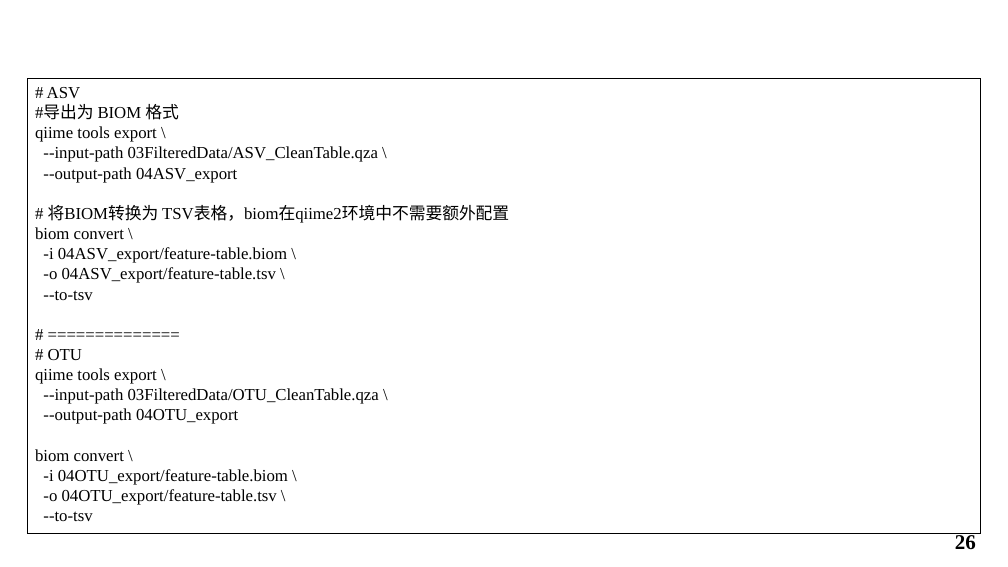
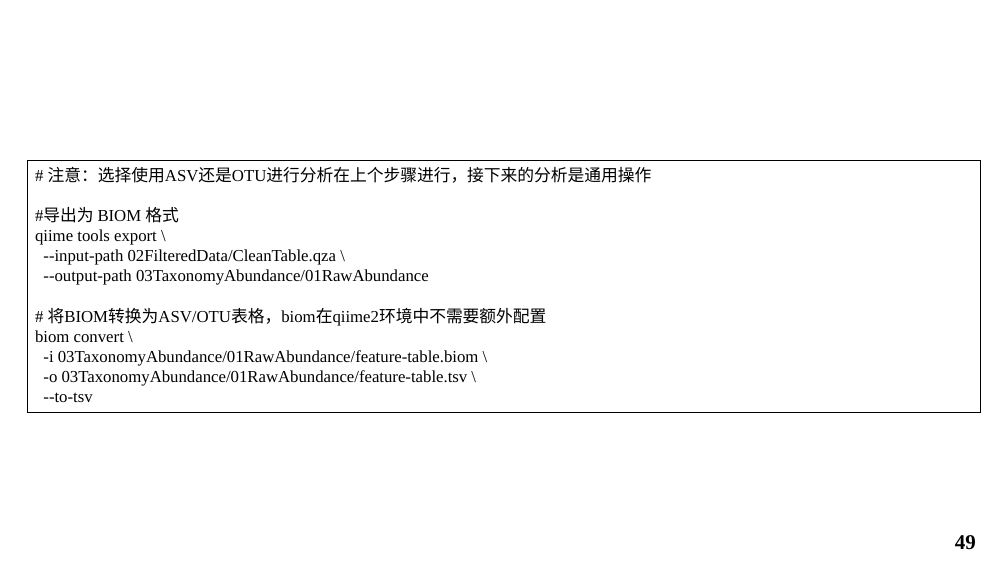
Before and after one commit to shueho/BioDataTools, a slide deck: slide 49 of Toy/16S.pptx (slide 26 before the commit). Drawn at 1008x567 pixels with LibreOffice and Linux fonts; fonts in the diff are those of the drawing; background and template pictures are left out. Boxes give left, top, right and bottom in pixels: in the first picture for what was removed or moved away, otherwise in the second. Text is boxed around its words. In the diff, an @@ line names an element or a change of style, - is before the commit and + after.

```diff
--- a/Toy/16S.pptx
+++ b/Toy/16S.pptx
@@ rectangle "# 注意：选择使用ASV还是OTU进行分析在上个步骤进行，接下来的分析是通用操作": place and size @@
-rectangle "# 注意：选择使用ASV还是OTU进行分析在上个步骤进行，接下来的分析是通用操作" at (28,78,981,533)
+rectangle "# 注意：选择使用ASV还是OTU进行分析在上个步骤进行，接下来的分析是通用操作" at (28,160,981,412)
@@ text in rectangle at (48,167,652,183): text changed @@
-# ASV
+# 注意：选择使用ASV还是OTU进行分析在上个步骤进行，接下来的分析是通用操作
@@ text in rectangle at (43,249,547,326): text changed @@
---input-path 03FilteredData/ASV_CleanTable.qza \
---output-path 04ASV_export
-# 将BIOM转换为 TSV表格，biom在qiime2环境中不需要额外配置
+--input-path 02FilteredData/CleanTable.qza \
+--output-path 03TaxonomyAbundance/01RawAbundance
+# 将BIOM转换为ASV/OTU表格，biom在qiime2环境中不需要额外配置
@@ text in rectangle at (35,349,379,521): paragraphs removed @@
-# ==============
-# OTU
-qiime tools export \
---input-path 03FilteredData/OTU_CleanTable.qza \
---output-path 04OTU_export
-biom convert \
--i 04OTU_export/feature-table.biom \
--o 04OTU_export/feature-table.tsv \
---to-tsv
@@ text in rectangle at (43,350,479,386): text changed @@
--i 04ASV_export/feature-table.biom \
--o 04ASV_export/feature-table.tsv \
+-i 03TaxonomyAbundance/01RawAbundance/feature-table.biom \
+-o 03TaxonomyAbundance/01RawAbundance/feature-table.tsv \
@@ page number at (955,535,976,550): text changed @@
-26
+49
```
Also in this commit, not shown: 50 other slides changed, 20 slides added, 13 slides removed.
